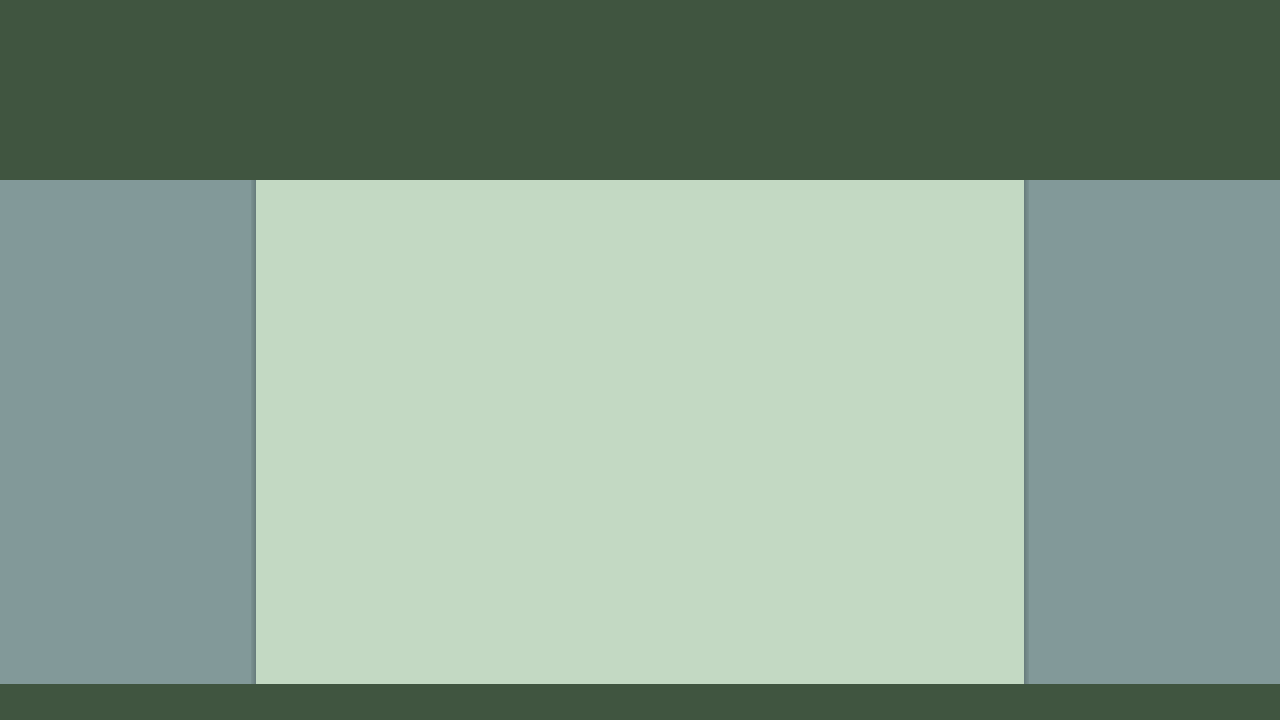
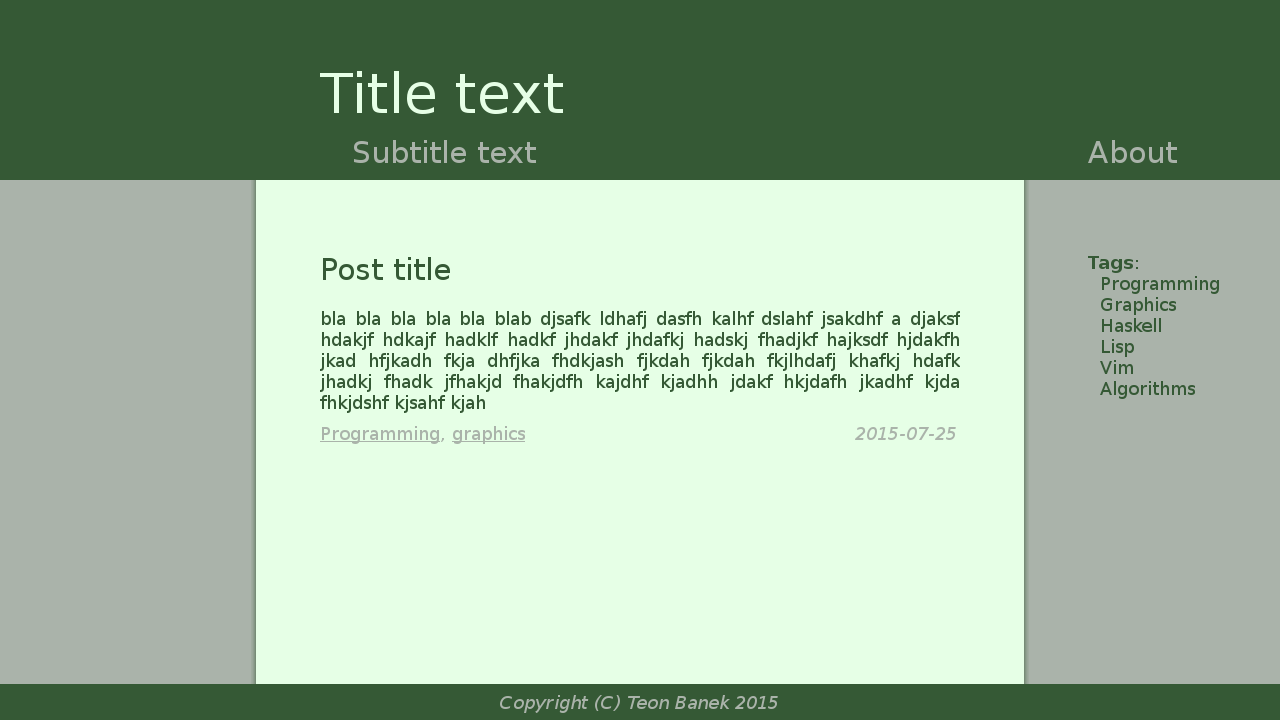
Revision of a layered 1280 x 720 image; what changed, layer by layer:
added layer "PostTags" above "PostDate" over box(320, 426, 525, 444)
added layer "PostDate" above "Post txt" over box(855, 427, 956, 440)
added layer "Post txt" above "PostsBg" over box(320, 257, 960, 413)
painted on "PostsBg" over box(256, 180, 1024, 684)
painted on "PostsShadow" over box(251, 180, 1029, 684)
added layer "Copyright txt" above "CopyrightBg" over box(500, 695, 778, 713)
painted on "CopyrightBg" over box(0, 684, 1280, 720)
added layer "About" above "Subtitle txt" over box(1088, 140, 1177, 163)
added layer "Subtitle txt" above "Title txt" over box(354, 140, 536, 163)
added layer "Title txt" above "TitleBg" over box(320, 71, 563, 114)
painted on "TitleBg" over box(0, 0, 1280, 180)
added layer "Taglist" above "Background" over box(1088, 256, 1219, 399)
painted on "Background" over box(0, 0, 1280, 720)
